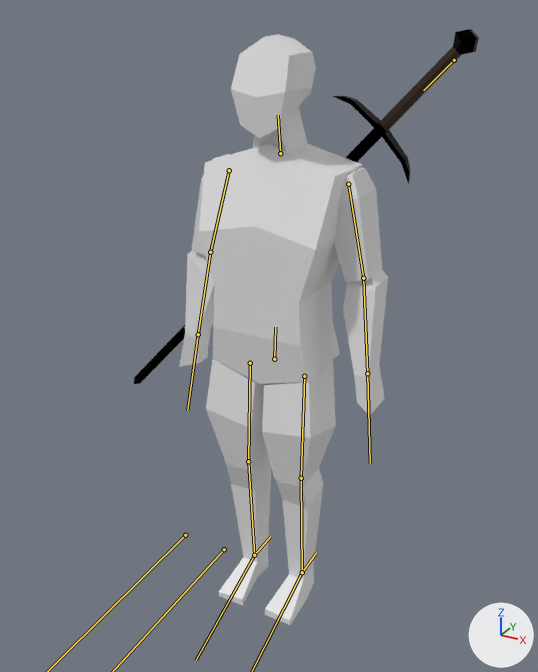
The glTF model Import/Player.glb: old version first, new version second.
The view is the same before and after, from a 50 mm lens placed at (1.01, -1.88, 1.93), pointed at (-0.06, 0.06, 0.95). The lights are fixed; the arrows at lower right show +X, +Y and +Z. The bones that bend it are drawn over the model as lines.

In view in the first picture: 'Cube', 'Sword.001'.
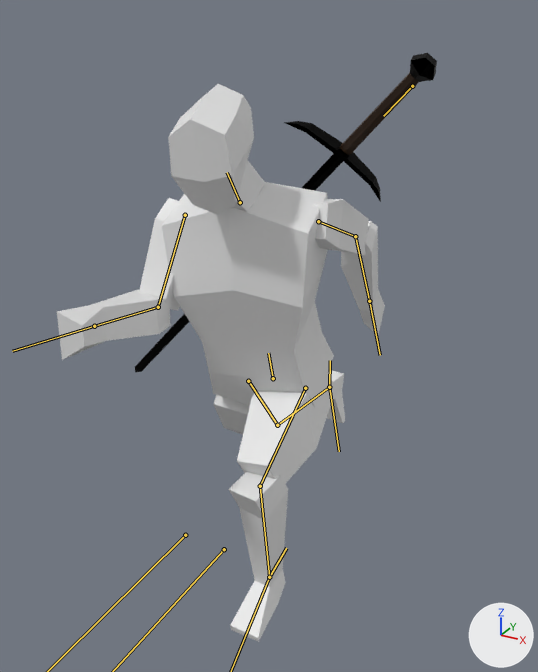
The newer file adds an action. The first version stands in its rest pose; the second is drawn at frame 8 of the action 'Run_Loop'.

Pixel boxes [x1, y1, x2, y2] of what changed, in the pictures (538 x 672 px):
'Cube', posed (57% wider): before [179, 34, 388, 625]; after [57, 84, 385, 642]
'Sword.001', posed (12% narrower, 10% shorter): before [134, 29, 479, 384]; after [135, 53, 437, 372]
bone 'Body', root to tip: before (274, 359) to (275, 327); after (273, 378) to (268, 353)
bone 'Head', root to tip: before (280, 153) to (278, 115); after (240, 202) to (227, 172)
bone 'UpperArm.L', root to tip: before (348, 184) to (363, 278); after (318, 221) to (355, 236)
bone 'LowerArm.L', root to tip: before (363, 278) to (367, 373); after (355, 236) to (369, 301)
bone 'UpperLeg.L', root to tip: before (304, 376) to (301, 478); after (305, 388) to (260, 486)
bone 'LowerLeg.L', root to tip: before (301, 478) to (302, 572); after (260, 486) to (269, 577)
bone 'UpperArm.R', root to tip: before (229, 170) to (210, 252); after (185, 215) to (158, 307)
bone 'LowerArm.R', root to tip: before (210, 252) to (198, 334); after (158, 307) to (94, 326)
bone 'UpperLeg.R', root to tip: before (250, 363) to (248, 461); after (248, 381) to (277, 425)
bone 'LowerLeg.R', root to tip: before (248, 461) to (254, 555); after (277, 425) to (329, 387)
bone 'Foot.R', root to tip: before (254, 555) to (196, 660); after (329, 387) to (339, 451)
bone 'Sword', root to tip: before (454, 60) to (423, 90); after (412, 86) to (383, 116)

The change in detail:
Bone 'Body' (bone_body) moves from (0.0, 0.0, 0.0) to (0.0, -0.065, 0.006).
Bone 'Body' (bone_body) turns from (0, 0, 0) to (20, 9, 3) degrees about its own x, y and z.
Bone 'Head' (bone_head) turns from (0, 0, 0) to (5, -1, 3) degrees about its own x, y and z.
Bone 'UpperArm.L' (bone_upperarm_l) turns from (0, 0, 0) to (-50, 6, -9) degrees about its own x, y and z.
Bone 'LowerArm.L' (bone_lowerarm_l) turns from (0, 0, 0) to (35, -2, 0) degrees about its own x, y and z.
Bone 'UpperLeg.L' (bone_upperleg_l) turns from (0, 0, 0) to (83, 7, 7) degrees about its own x, y and z.
Bone 'LowerLeg.L' (bone_lowerleg_l) turns from (0, 0, 0) to (-69, -7, -10) degrees about its own x, y and z.
Bone 'Foot.L' (bone_foot_l) turns from (0, 0, 0) to (-7, 0, 7) degrees about its own x, y and z.
Bone 'UpperArm.R' (bone_upperarm_r) turns from (0, 0, 0) to (44, 7, 6) degrees about its own x, y and z.
Bone 'LowerArm.R' (bone_lowerarm_r) turns from (0, 0, 0) to (70, 4, 2) degrees about its own x, y and z.
Bone 'UpperLeg.R' (bone_upperleg_r) turns from (0, 0, 0) to (-21, 4, 0) degrees about its own x, y and z.
Bone 'LowerLeg.R' (bone_lowerleg_r) turns from (0, 0, 0) to (-40, 2, 7) degrees about its own x, y and z.
Bone 'Foot.R' (bone_foot_r) turns from (0, 0, 0) to (-9, 0, -6) degrees about its own x, y and z.
Bone 'Sword' (bone_sword) moves from (0.0, 0.0, 0.0) to (0.0, 0.0, -0.01).
Bone 'Sword' (bone_sword) turns from (0, 0, 0) to (-3, 1, 0) degrees about its own x, y and z.
